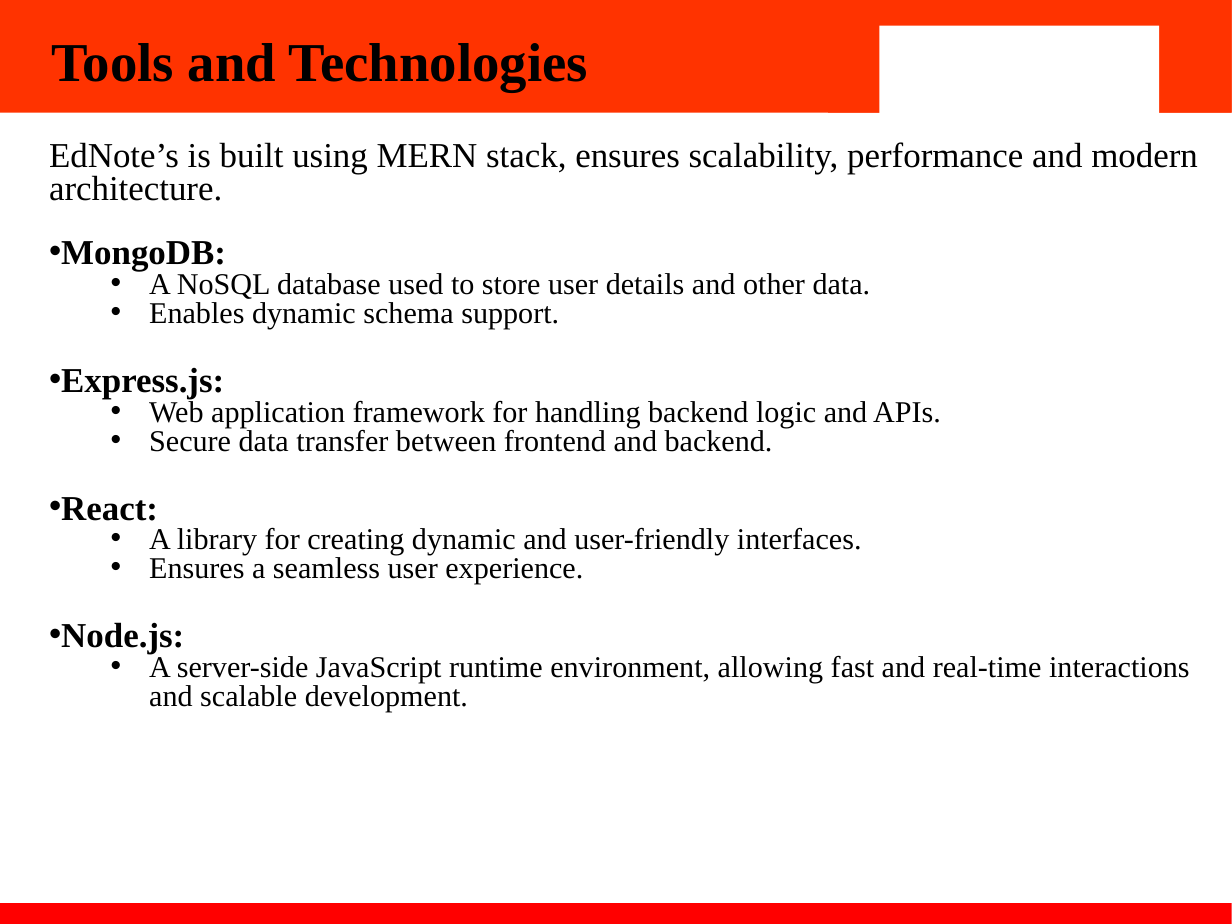
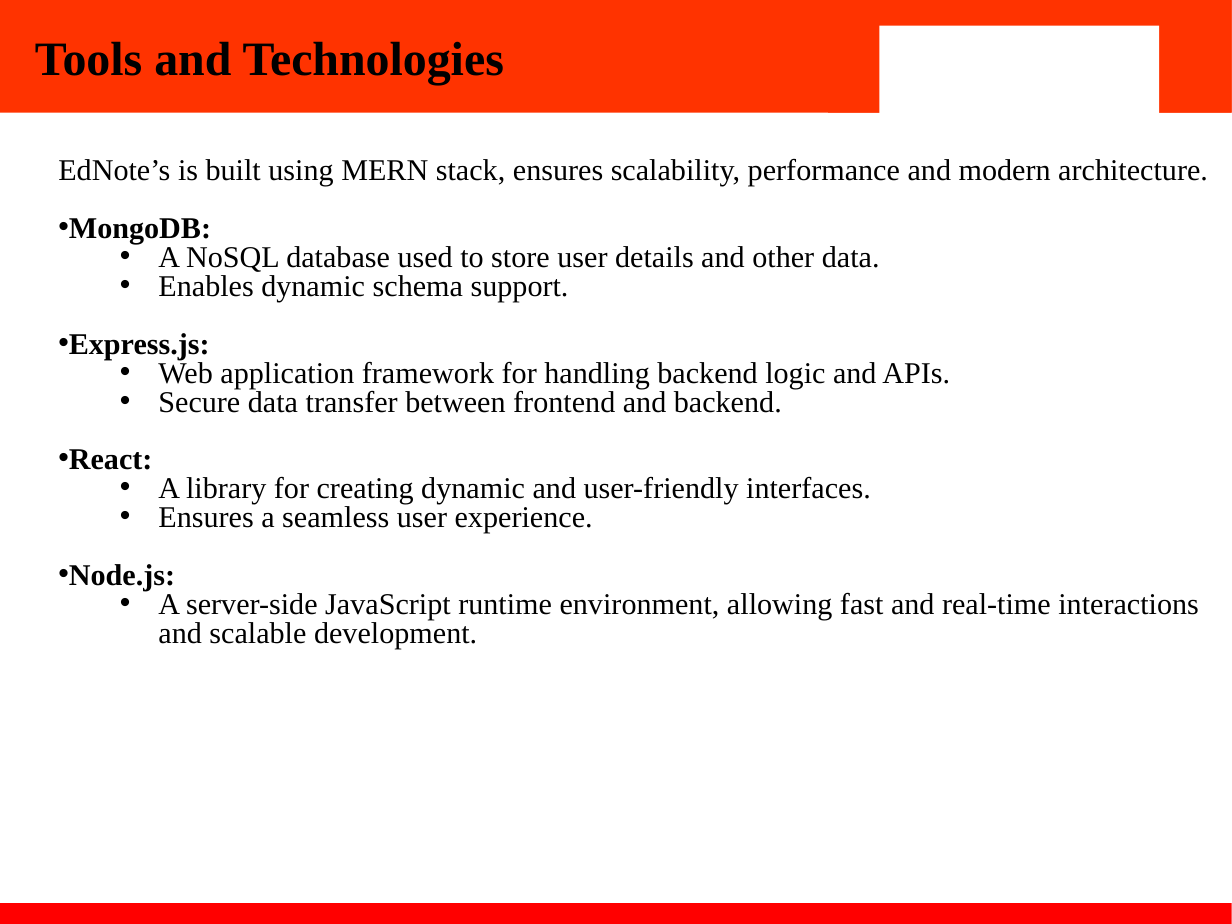
Before and after one commit to Abhishek1158/EdNote-s-E-Learning-Website--2210991158-2210991140-2210991200-2210991431--, a slide deck: slide 4 of Report and PPT/EdNote's.pptx. Drawn at 1232x924 pixels with LibreOffice and Linux fonts; fonts in the diff are those of the drawing; background and template pictures are left out. Boxes give left, top, right and bottom in pixels: in the first picture for what was removed or moved away, otherwise in the second. Text is boxed around its words. In the diff, an @@ line names an element or a change of style, - is before the commit and + after.

```diff
--- a/Report and PPT/EdNote's.pptx
+++ b/Report and PPT/EdNote's.pptx
@@ title "Tools and Technologies" at (35,41,504,85): size 32 to 28 pt @@
@@ text at (58,158,1208,591): size 20.4 to 17.6 pt in "EdNote’s is built using MERN stack, ensures ...", "MongoDB:", "Express.js:", "React:" and 1 more places @@
@@ text "EdNote’s is built using MERN ...": place and size @@
-text "EdNote’s is built using MERN ..." at (49,142,1198,712)
+text "EdNote’s is built using MERN ..." at (58,158,1208,648)
```
Also in this commit, not shown: 8 other slides changed, 1 slide added.
